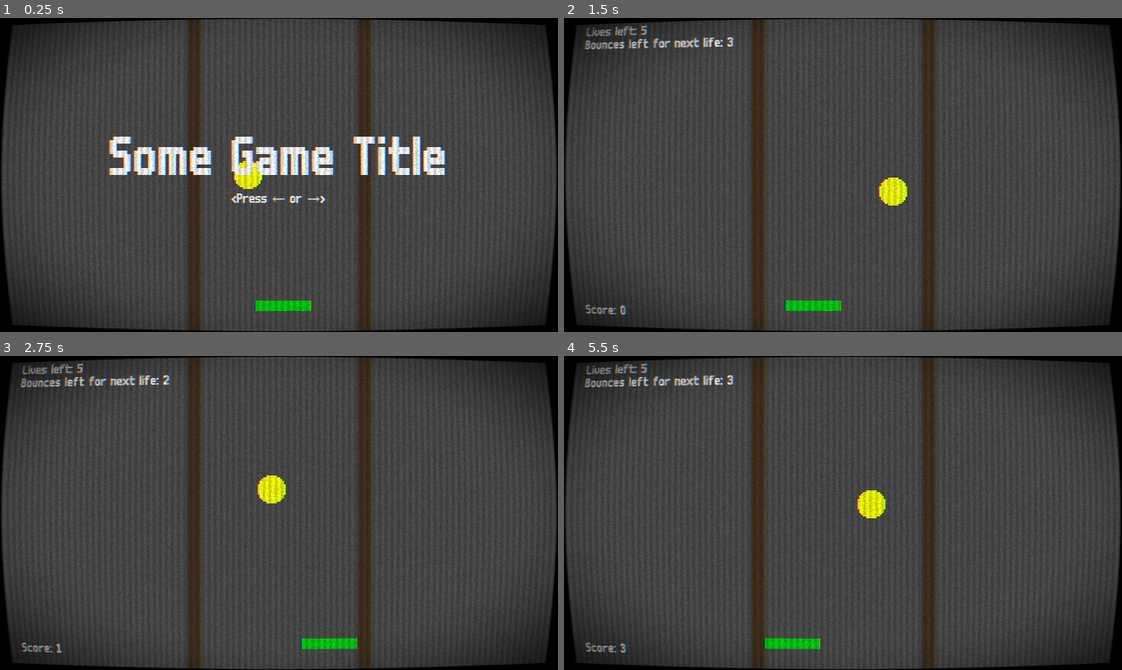
Above: before the commit, frames 1-4 (two rows, left to right).
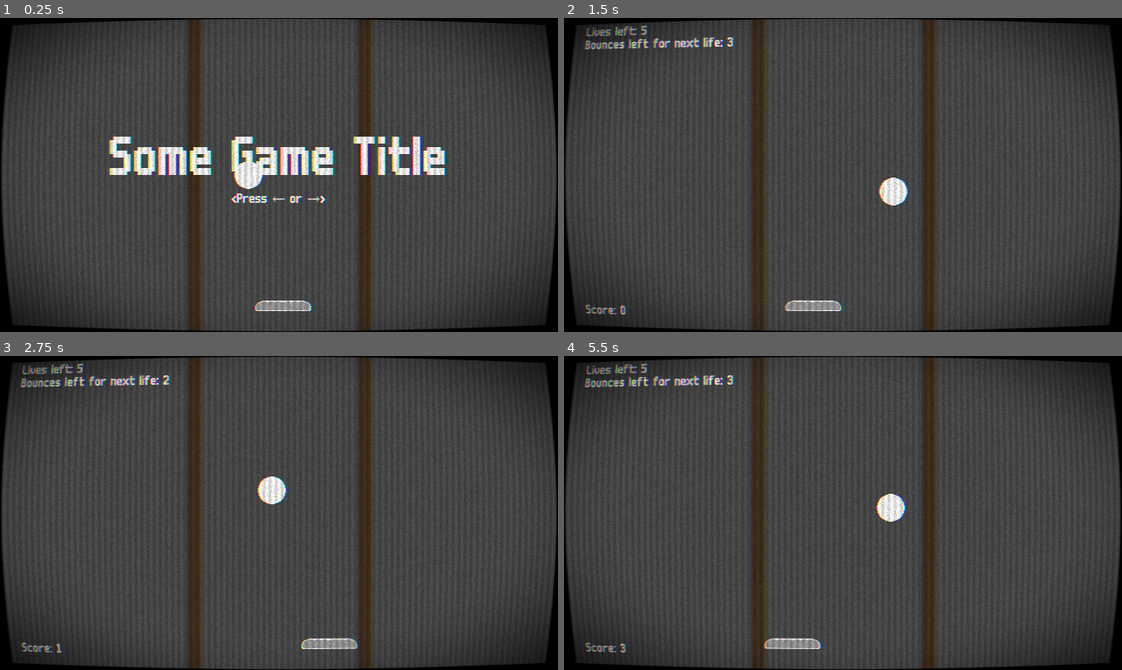
Above: after the commit, the same moments.

Repository: YannVeld/LD60
Game: Godot game, scene res://main.tscn
The game is run twice, just before and just after one commit, with the same random seed, the same clock (stepped at 60 frames per second) and the same inputs.
Inputs:
- Up to frame 1 (0.25 s): no input
- Up to frame 2 (1.5 s): tap Enter at 0.5 s; hold Right (move_right) 0.53-1.28 s; tap R (reroll) at 0.6 s; hold Left (move_left) from 1.28 s (still down); tap 1 at 1.35 s
- Up to frame 3 (2.75 s): release Left (move_left) at 2.03 s; hold Right (move_right) from 2.03 s (still down); tap 2 at 2.1 s
- Up to frame 4 (5.5 s): tap one key every 0.75 s from 2.85 s: 3 4 5 6; release Right (move_right) at 3.53 s; hold Left (move_left) from 3.53 s (still down)

The runs differ from the first frame. In frame 1, 0.6% of the frame differs, in the area x 41-56%, y 45-94%; in frame 2, 0.7%; in frame 3, 0.7%; in frame 4, 1.0%, in the area x 35-62%, y 42-94%.

Commit message:
Added bat and ball sprites

Diff:
--- a/Scenes/ball.tscn
+++ b/Scenes/ball.tscn
@@ -3,6 +3,11 @@
 [ext_resource type="Script" uid="uid://dxgq8kcajiq3s" path="res://Scripts/ball.gd" id="1_763xp"]
 [ext_resource type="Resource" uid="uid://bmmc64lrnyhh8" path="res://gameProperties.tres" id="2_sh48c"]
 [ext_resource type="Texture2D" uid="uid://2wh2ila100x0" path="res://Sprites/yellowCircle.png" id="3_cfgco"]
+[ext_resource type="Texture2D" uid="uid://bf4j2021la5hf" path="res://Sprites/Ball/Radius2.png" id="3_hk63f"]
+[ext_resource type="Texture2D" uid="uid://dppw0ee8ddvv0" path="res://Sprites/Ball/Radius4.png" id="4_vm4s8"]
+[ext_resource type="Texture2D" uid="uid://7x0q432bv5vh" path="res://Sprites/Ball/Radius8.png" id="5_2b6yv"]
+[ext_resource type="Texture2D" uid="uid://krs8s03vd0p6" path="res://Sprites/Ball/Radius12.png" id="6_cx4d7"]
+[ext_resource type="Texture2D" uid="uid://b7rmmx3iajp0x" path="res://Sprites/Ball/Radius16.png" id="7_gejbx"]
 
 [sub_resource type="PhysicsMaterial" id="PhysicsMaterial_h2yge"]
 friction = 0.0
@@ -22,6 +27,13 @@
 max_contacts_reported = 3
 script = ExtResource("1_763xp")
 gameProperties = ExtResource("2_sh48c")
+ballSpritesPerSize = Dictionary[int, Texture2D]({
+1: ExtResource("3_hk63f"),
+2: ExtResource("4_vm4s8"),
+3: ExtResource("5_2b6yv"),
+4: ExtResource("6_cx4d7"),
+5: ExtResource("7_gejbx")
+})
 
 [node name="Sprite2D" type="Sprite2D" parent="." unique_id=426487715]
 texture = ExtResource("3_cfgco")
--- a/Scenes/bat.tscn
+++ b/Scenes/bat.tscn
@@ -2,14 +2,14 @@
 
 [ext_resource type="Script" uid="uid://b23buabh3sigj" path="res://Scripts/bat.gd" id="1_wt6c1"]
 [ext_resource type="Resource" uid="uid://bmmc64lrnyhh8" path="res://gameProperties.tres" id="2_50dnf"]
-[ext_resource type="Texture2D" uid="uid://bmauc48gxglmh" path="res://Sprites/greenSquare.png" id="3_mqh3e"]
+[ext_resource type="Texture2D" uid="uid://cw2dd1tpvco6j" path="res://Sprites/Bat.png" id="3_wt6c1"]
 
 [sub_resource type="PhysicsMaterial" id="PhysicsMaterial_1bvp3"]
 friction = 0.0
 bounce = 1.0
 
 [sub_resource type="ConvexPolygonShape2D" id="ConvexPolygonShape2D_y36tb"]
-points = PackedVector2Array(1.4305115e-06, 32, -4.9999986, 30, -8.999999, 27, -10.999999, 23, -12, 5.2453663e-07, -11.000001, -23, -9.000001, -27, -5, -30, 0, -32)
+points = PackedVector2Array(1.4305115e-06, 32, -5.9999986, 31, -8.999999, 29, -10.999999, 24, -12, 5.2453663e-07, -11.000001, -24, -9.000001, -29, -6.0000014, -31, 0, -32)
 
 [node name="Bat" type="StaticBody2D" unique_id=302170426]
 collision_mask = 3
@@ -18,8 +18,7 @@
 gameProperties = ExtResource("2_50dnf")
 
 [node name="Sprite2D" type="Sprite2D" parent="." unique_id=1968301975]
-scale = Vector2(4, 0.75)
-texture = ExtResource("3_mqh3e")
+texture = ExtResource("3_wt6c1")
 
 [node name="CollisionShape2D" type="CollisionShape2D" parent="." unique_id=516263905]
 position = Vector2(0, 6)
--- a/Scripts/ball.gd
+++ b/Scripts/ball.gd
@@ -1,6 +1,14 @@
 class_name Ball extends RigidBody2D
 
 @export var gameProperties: GameProperties
+
+@export var ballSpritesPerSize: Dictionary[int,Texture2D] = {
+	1: null,
+	2: null,
+	3: null,
+	4: null,
+	5: null
+}
 
 var initial_pos: Vector2
 
@@ -71,4 +79,5 @@
 		5: _radius = 16
 
 	_col_shape.shape.radius = _radius
-	_sprite.global_scale = Vector2.ONE * 2 * _radius / _sprite.texture.get_size().x
+	_sprite.texture = ballSpritesPerSize[gameProperties.ball_size]
+	#_sprite.global_scale = Vector2.ONE * 2 * _radius / _sprite.texture.get_size().x
--- a/Scripts/ball_manager.gd
+++ b/Scripts/ball_manager.gd
@@ -45,16 +45,6 @@
 			_remove_ball()
 		_diff = gameProperties.ball_count - ball_count
 
-	#var _num_new_balls = gameProperties.ball_count - ball_count
-	#if _num_new_balls <= 0:
-		#print("Tried to create balls, but there were already enough!")
-		#return
-		#
-	#for ii in range(_num_new_balls):
-		#var _pos = Vector2.ZERO
-		#_pos.x = randf_range(-gameProperties.wall_distance/2+16, gameProperties.wall_distance/2-16)
-		#_spawn_ball(_pos)
-
 
 func _spawn_ball(pos_from_center: Vector2):
 	var _inst: Ball = ball.instantiate()
--- a/Scripts/bat.gd
+++ b/Scripts/bat.gd
@@ -21,7 +21,7 @@
 func _set_bat_width():
 	var _sprite_width = _bat_sprite.texture.get_width()
 	_bat_sprite.scale.x = gameProperties.bat_width / _sprite_width
-	_bat_shape.scale.y = gameProperties.bat_width / (4*_sprite_width)
+	_bat_shape.scale.y = gameProperties.bat_width / (_sprite_width)
 
 
 
Binary file added: Sprites/Ball/Layer 1.png
Not shown, added: Sprites/Ball/Layer 1.png.import
Binary file added: Sprites/Ball/Radius12.png
Not shown, added: Sprites/Ball/Radius12.png.import
Binary file added: Sprites/Ball/Radius16.png
Not shown, added: Sprites/Ball/Radius16.png.import
Binary file added: Sprites/Ball/Radius2.png
Not shown, added: Sprites/Ball/Radius2.png.import
Binary file added: Sprites/Ball/Radius4.png
Not shown, added: Sprites/Ball/Radius4.png.import
Binary file added: Sprites/Ball/Radius8.png
Not shown, added: Sprites/Ball/Radius8.png.import
(and 2 more such lines)
